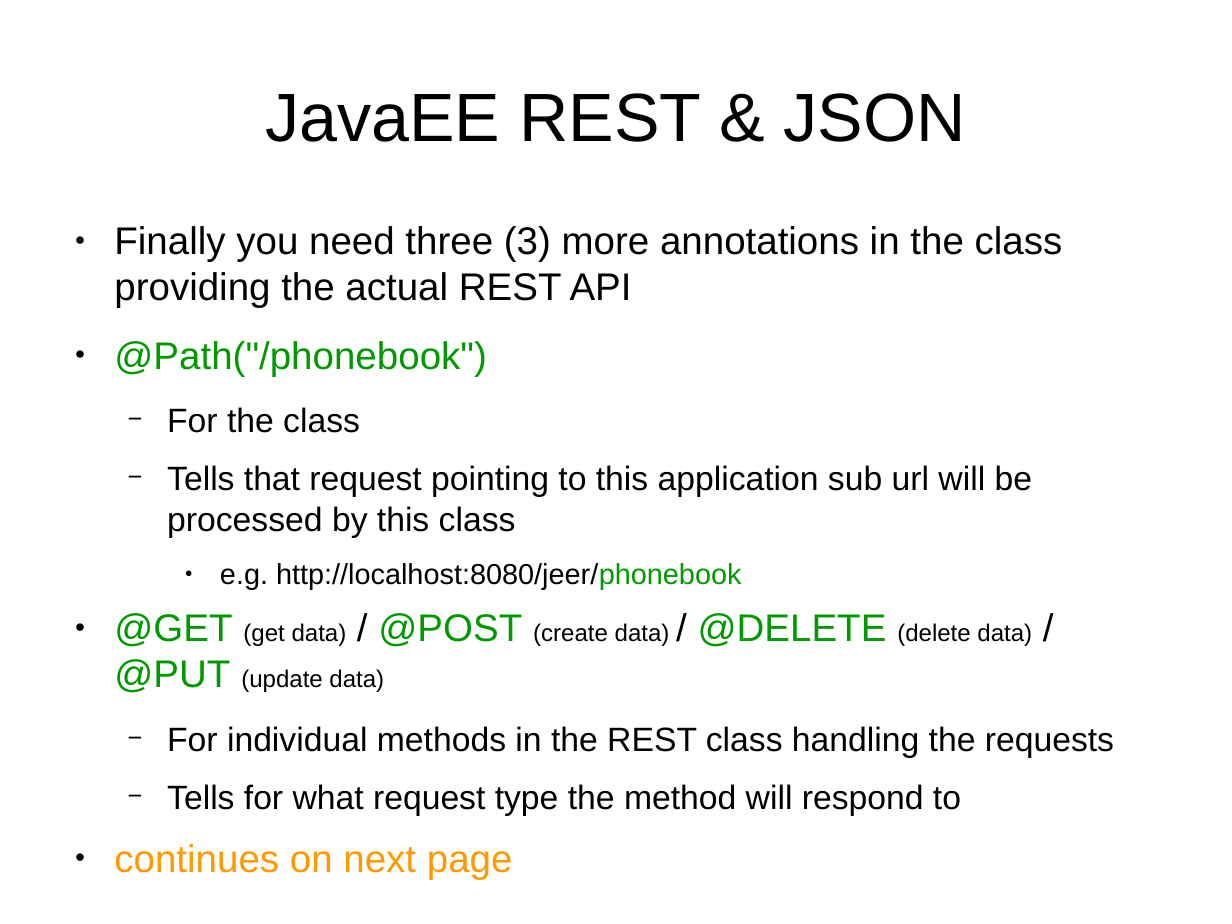
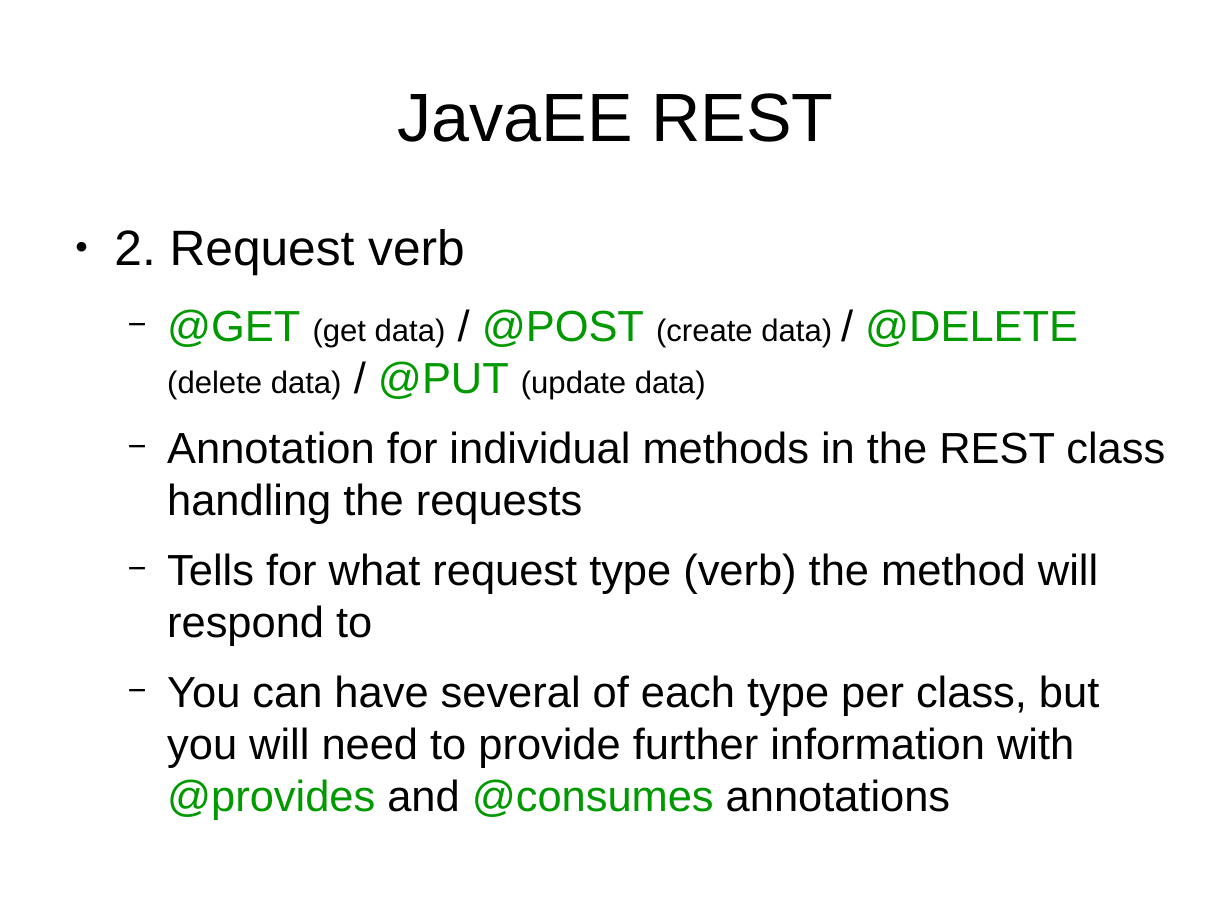
Before and after one commit to vmyrsky/ajeer, a slide deck: slide 20 of JavaEERest/doc/presentation.odp (slide 16 before the commit). Drawn at 1232x924 pixels with LibreOffice and Linux fonts; fonts in the diff are those of the drawing. Boxes give left, top, right and bottom in pixels: in the first picture for what was removed or moved away, otherwise in the second. Text is boxed around its words. In the diff, an @@ line names an element or a change of style, - is before the commit and + after.

```diff
--- a/JavaEERest/doc/presentation.odp
+++ b/JavaEERest/doc/presentation.odp
@@ title at [398, 93, 834, 142]: text changed @@
-JavaEE REST & JSON
+JavaEE REST
@@ text at [114, 229, 465, 275]: text changed; size 24.8 to 32 pt @@
-● Finally you need three (3) more annotations in the class providing the actual REST API
-● @Path("/phonebook")
-  − For the class
-  − Tells that request pointing to this application sub url will be processed by this class
-    ● e.g. http://localhost:8080/jeer/phonebook
+● 2. Request verb
@@ text at [167, 309, 1078, 399]: size 24.8 to 28 pt in "@GET / @POST / @DELETE / @PUT"; size 15.5 to 20 pt in "(get data) (create data) (delete data) (update ..."; bullet ● to −; list level 1 to 2 in "@GET (get data) / @POST ..." @@
@@ text at [167, 431, 1165, 768]: text changed; size 21.7 to 28 pt @@
-  − For individual methods in the REST class handling the requests
-  − Tells for what request type the method will respond to
-● continues on next page
+  − Annotation for individual methods in the REST class handling the requests
+  − Tells for what request type (verb) the method will respond to
+  − You can have several of each type per class, but you will need to provide further information with @provides and @consumes annotations
```
Also in this commit, not shown: 23 other slides changed, 7 slides added, 1 slide removed.
